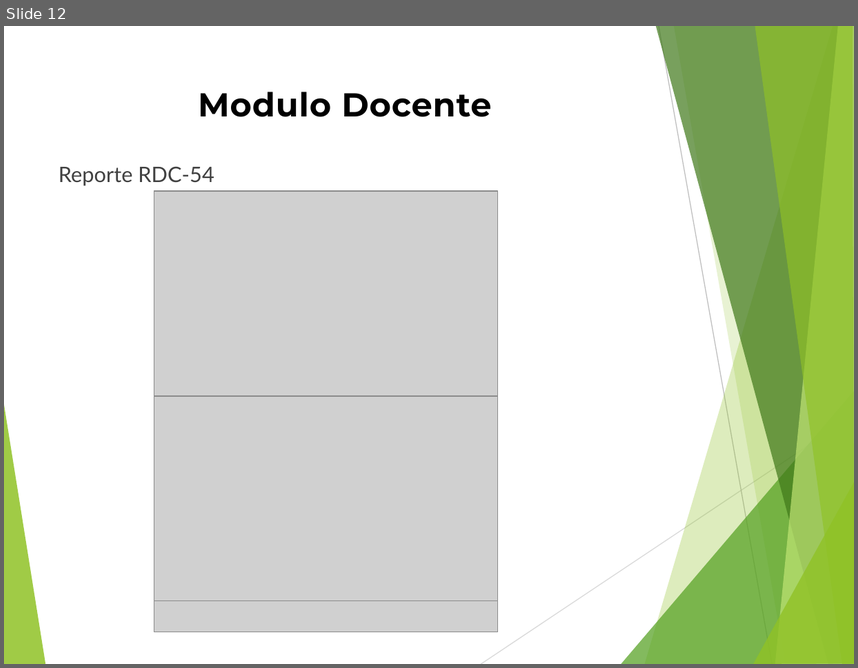
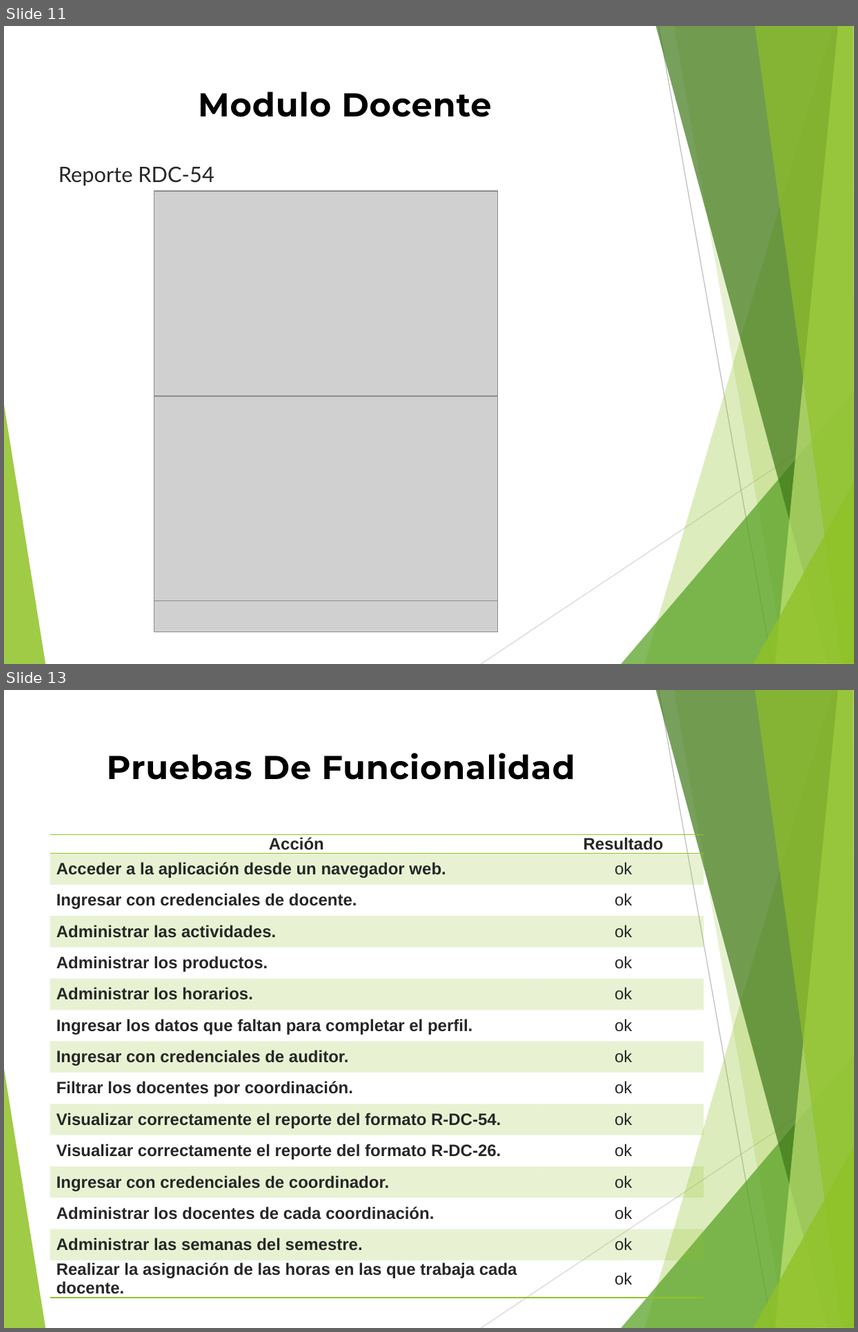
Before and after one commit to andy645jh/ProyectoGrado, a slide deck: extras/docs/rdc_presentacion.pptx. Shown one above the other, each under a label of ours: slide 12 before the commit, slides 11 and 13 after it; the slides between them are not shown. The pictures are 858x668 and 858x1332 pixels, drawn with LibreOffice and Linux fonts; fonts in the diff are those of the drawing; grey boxes stand for pictures. Boxes give left, top, right and bottom in pixels: in the first picture for what was removed or moved away, otherwise in the second. Text is boxed around its words. In the diff, an @@ line names an element or a change of style, - is before the commit and + after.

Commit message:
listo las diapositivas para revision

```diff
--- a/extras/docs/rdc_presentacion.pptx
+++ b/extras/docs/rdc_presentacion.pptx
@@ slide 13 added at (4,690,854,1328), background #FFFFFF; not listed: 10 template elements that a slide beside it also shows @@
@@ text added at (107,753,575,780), 28 pt, text #000000, bold @@
+Pruebas De Funcionalidad
@@ table added at (50,834,704,1301), 15 rows, 2 columns @@
+Acción | Resultado
+Acceder a la aplicación desde un navegador web. | ok
+Ingresar con credenciales de docente. | ok
+Administrar las actividades. | ok
+Administrar los productos. | ok
+Administrar los horarios. | ok
+Ingresar los datos que faltan para completar el perfil. | ok
+Ingresar con credenciales de auditor. | ok
+Filtrar los docentes por coordinación. | ok
+Visualizar correctamente el reporte del formato R-DC-54. | ok
+Visualizar correctamente el reporte del formato R-DC-26. | ok
+Ingresar con credenciales de coordinador. | ok
+Administrar los docentes de cada coordinación. | ok
+Administrar las semanas del semestre. | ok
+Realizar la asignación de las horas en las que trabaja cada docente. | ok
@@ what was slide 12 is now slide 11 @@
@@ slide 11 changed as well @@
@@ text "Reporte RDC-54" at (59,166,214,186): text colour #404040 to #262626 @@
```
Also in this commit, not shown: 11 other slides changed, 9 other slides added, 6 slides removed.
